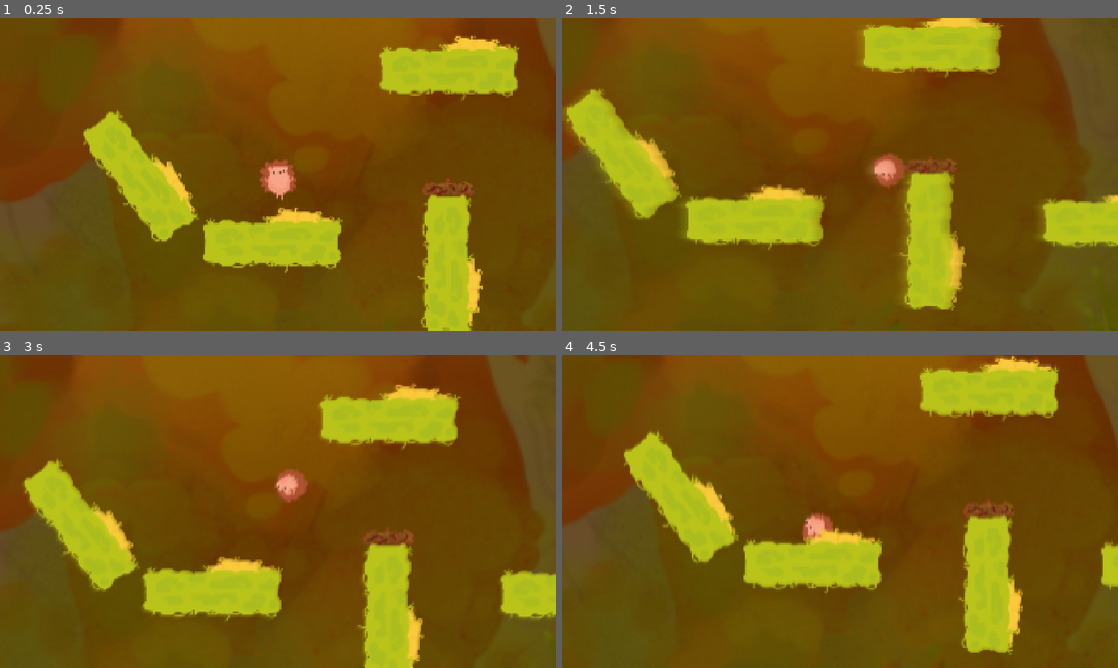
Above: before the commit, frames 1-4 (two rows, left to right).
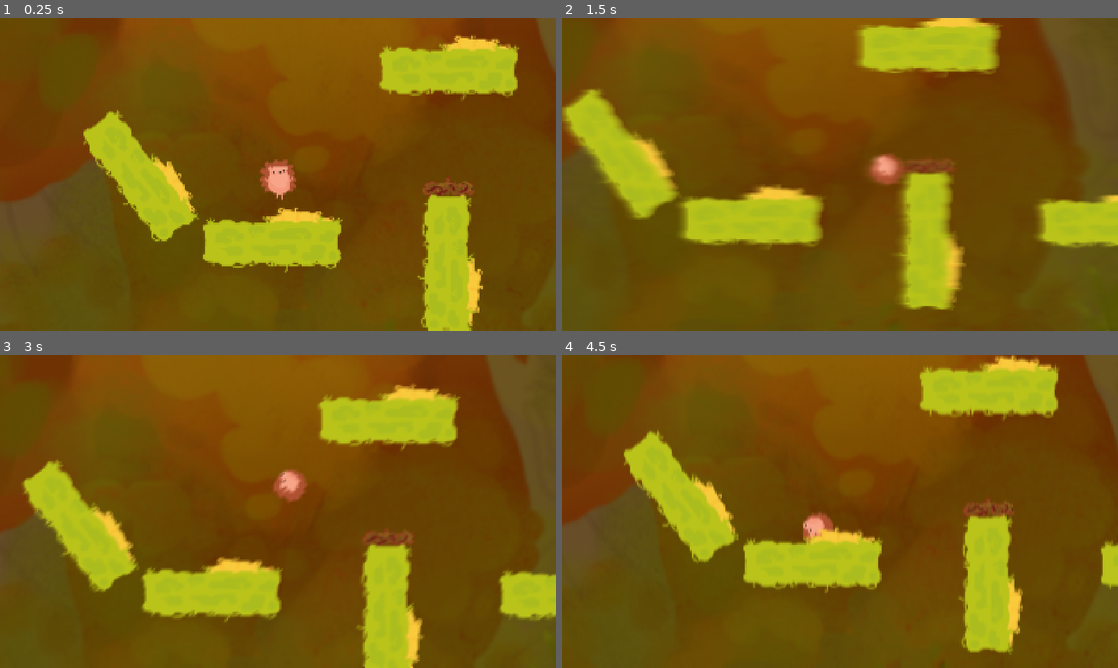
Above: after the commit, the same moments.

Repository: ParadoxicXenos/haven-game-wlg
Game: Godot game, scene res://Scenes/levels.tscn
Same seed, same stepped clock (60 frames per second), same inputs: the game is played once before the commit and once after it.
Inputs (mouse positions are in pixels of both pictures, inside the frame that each line leads up to):
- Up to frame 1 (0.25 s): no input
- Up to frame 2 (1.5 s): move the mouse to (962, 158) at 0.52 s; press the mouse at (962, 158) at 0.53 s; hold Right (right) from 0.53 s (still down); tap Up (up) at 0.77 s; move the mouse to (728, 190) at 1.27 s; release the mouse at (728, 190) at 1.28 s; tap Space (space) at 1.35 s
- Up to frame 3 (3 s): tap Up (up) at 1.52 s; move the mouse to (333, 442) at 2.02 s; release Right (right) at 2.03 s; press the mouse at (333, 442) at 2.03 s; hold Left (left) 2.03-2.78 s; move the mouse to (250, 574) at 2.77 s; release the mouse at (250, 574) at 2.78 s; hold Right (right) from 2.78 s (still down); tap Space (space) at 2.85 s
- Up to frame 4 (4.5 s): tap Up (up) at 3.02, 3.77 s; move the mouse to (1006, 558) at 3.52 s; press the mouse at (1006, 558) at 3.53 s; move the mouse to (673, 464) at 4.27 s; release Right (right) at 4.28 s; release the mouse at (673, 464) at 4.28 s; hold Left (left) from 4.28 s (still down); tap Space (space) at 4.35 s

The runs differ from the first frame. In frame 2, 2.4% of the frame differs, in the area x 0-100%, y 0-94%; in frame 3, 1.2%; in frame 4, 0.5%.

Commit message:
SHADERS

Diff:
--- a/game/Scripts/player.gd
+++ b/game/Scripts/player.gd
@@ -29,10 +29,10 @@
 		$CollisionShape2D.shape.radius = 70.0
 		$AnimatedSprite2D.play("Roll")
 		if velocity.x < 0:
-			$AnimatedSprite2D.rotation +=1
+			$AnimatedSprite2D.rotation -=1
 			$AnimatedSprite2D.flip_h = true
 		elif velocity.x > 0:
-			$AnimatedSprite2D.rotation -=1
+			$AnimatedSprite2D.rotation +=1
 			$AnimatedSprite2D.flip_h = false
 	else : $AnimatedSprite2D.play("Walk")
 
--- a/game/Shaders/ShaderTest.gdshader
+++ b/game/Shaders/ShaderTest.gdshader
@@ -16,7 +16,7 @@
 	vec4 sampleColor;
 	for (float i = 0.0; i < blurAmt; i ++) {
 		sampleColor = textureLod(screen_texture, vec2(distortedUV.x - (((i - blurAmt) * -1.0) / blurDiv * player_move_dir.x / -1000.0), distortedUV.y - (((i - blurAmt) * -1.0) / blurDiv *  player_move_dir.y / -1000.0)), 0.0);
-		blurVal = mix(blurVal, sampleColor, 0.06);
+		blurVal = mix(blurVal, sampleColor, 0.2);
 	}
 	//blurVal /= blurAmt;
 
